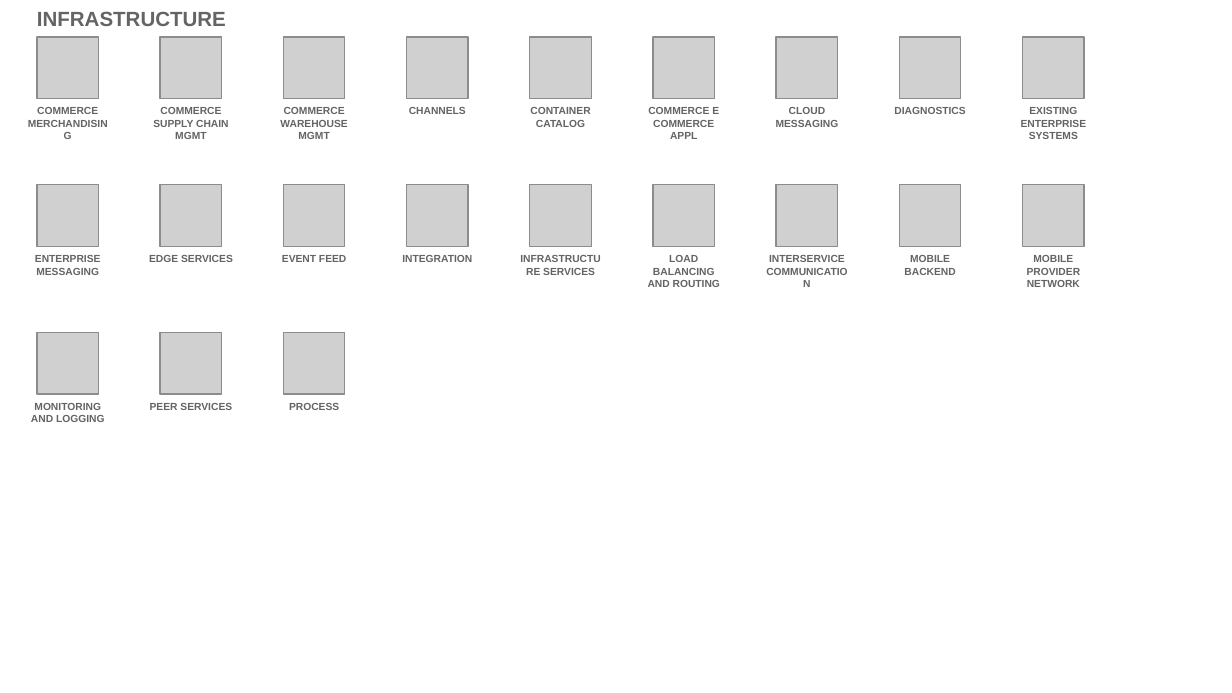
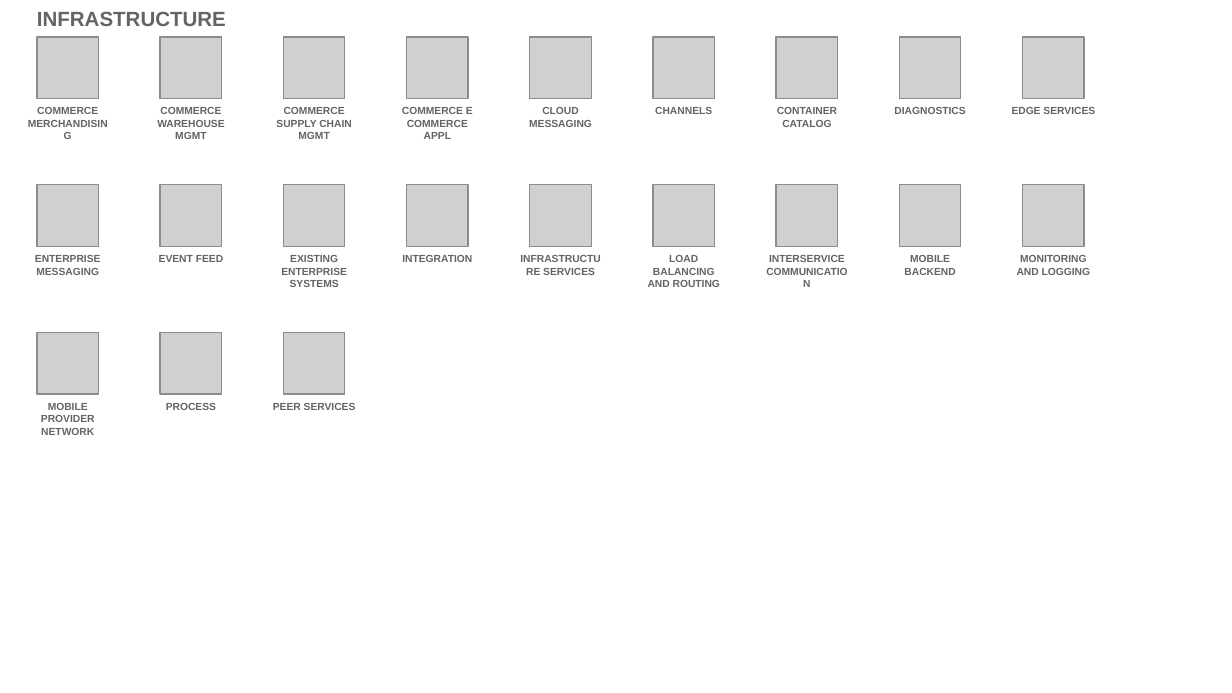
Before and after one commit to l2fprod/myarchitecture, a slide deck: slide 18 of mycatalog-architecture-diagram-template.pptx. Drawn at 1232x693 pixels with LibreOffice and Linux fonts; fonts in the diff are those of the drawing; grey boxes stand for pictures. Boxes give left, top, right and bottom in pixels: in the first picture for what was removed or moved away, otherwise in the second. Text is boxed around its words. In the diff, an @@ line names an element or a change of style, - is before the commit and + after.

```diff
--- a/mycatalog-architecture-diagram-template.pptx
+++ b/mycatalog-architecture-diagram-template.pptx
@@ text at (157,107,224,139): text changed @@
-COMMERCE SUPPLY CHAIN MGMT
+COMMERCE WAREHOUSE MGMT
@@ text at (276,107,352,139): text changed @@
-COMMERCE WAREHOUSE MGMT
+COMMERCE SUPPLY CHAIN MGMT
@@ text at (402,107,473,139): text changed @@
-CHANNELS
+COMMERCE E COMMERCE APPL
@@ text at (529,107,592,127): text changed @@
-CONTAINER CATALOG
+CLOUD MESSAGING
@@ text at (655,107,712,114): text changed @@
-COMMERCE E COMMERCE APPL
+CHANNELS
@@ text at (777,107,837,127): text changed @@
-CLOUD MESSAGING
+CONTAINER CATALOG
@@ text at (1012,107,1095,114): text changed @@
-EXISTING ENTERPRISE SYSTEMS
+EDGE SERVICES
@@ text "EVENT FEED": place and size @@
-text "EVENT FEED" at (282,255,346,262)
+text "EVENT FEED" at (159,255,223,262)
@@ text removed at (149,255,233,262) @@
-EDGE SERVICES
@@ text added at (281,255,347,287), 6 pt, text #646365, bold @@
+EXISTING ENTERPRISE SYSTEMS
@@ text at (1017,255,1091,275): text changed @@
-MOBILE PROVIDER NETWORK
+MONITORING AND LOGGING
@@ text at (41,403,95,435): text changed @@
-MONITORING AND LOGGING
+MOBILE PROVIDER NETWORK
@@ text "PROCESS": place and size @@
-text "PROCESS" at (289,403,339,410)
+text "PROCESS" at (166,403,216,410)
@@ text "PEER SERVICES": place and size @@
-text "PEER SERVICES" at (150,403,232,410)
+text "PEER SERVICES" at (273,403,356,410)
```
Also in this commit, not shown: 16 other slides changed.
